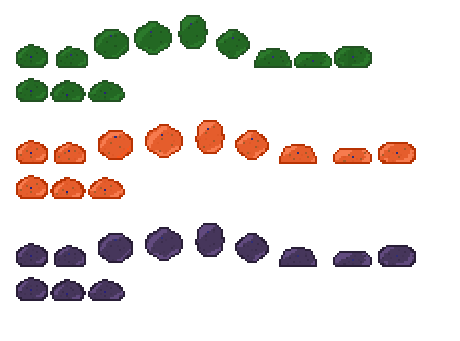
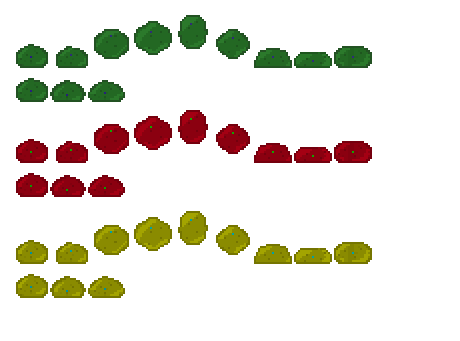
Two versions of the same layered image (460x341). Layer-by-layer changes:
added layer "Layer 8 copy" above "Layer 8" over [left=16, top=211, right=372, bottom=298]
added layer "Layer 8" above "Layer 7" over [left=16, top=110, right=372, bottom=197]
removed layer "Layer 0" over [left=16, top=110, right=416, bottom=301]
